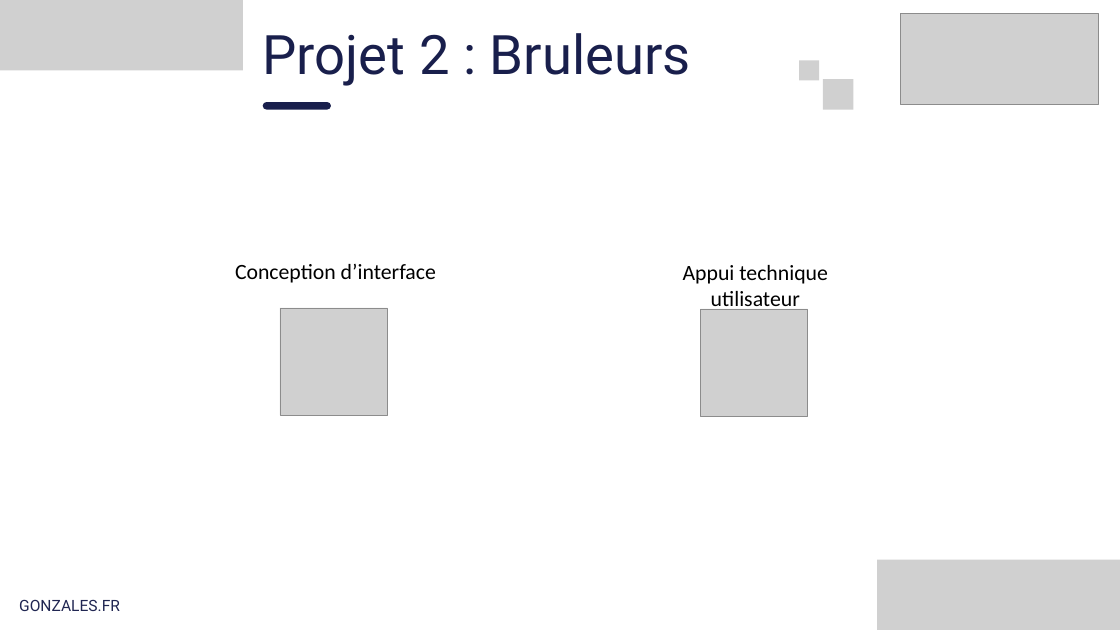
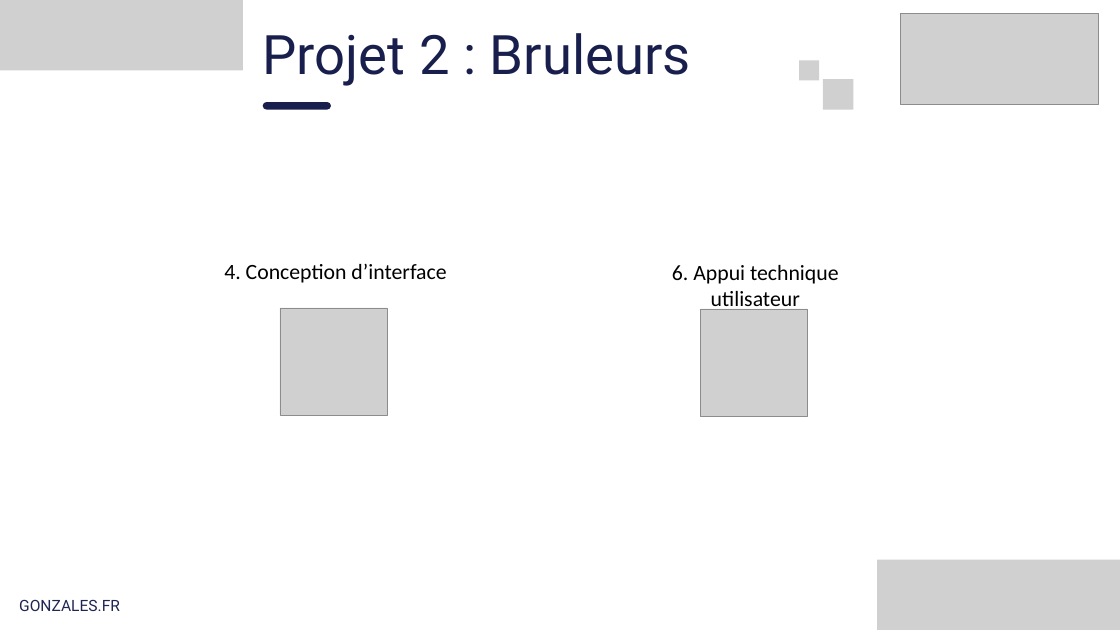
Before and after one commit to Juju-sail/IRI, a slide deck: slide 21 of _Docs/Presentation_CQP.pptx (slide 19 before the commit). Drawn at 1120x630 pixels with LibreOffice and Linux fonts; fonts in the diff are those of the drawing; grey boxes stand for pictures. Boxes give left, top, right and bottom in pixels: in the first picture for what was removed or moved away, otherwise in the second. Text is boxed around its words. In the diff, an @@ line names an element or a change of style, - is before the commit and + after.

```diff
--- a/_Docs/Presentation_CQP.pptx
+++ b/_Docs/Presentation_CQP.pptx
@@ text at box(224, 264, 446, 283): text changed @@
-Conception d’interface
+4. Conception d’interface
@@ text at box(672, 265, 839, 313): text changed @@
-Appui technique utilisateur
+6. Appui technique utilisateur
```
Also in this commit, not shown: 7 other slides changed, 6 slides added, 3 other files.
